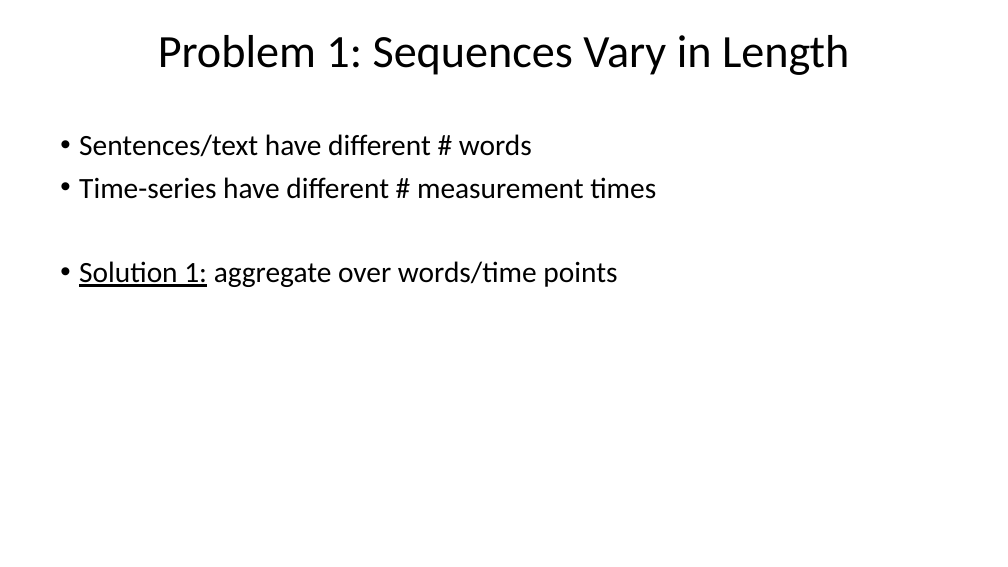
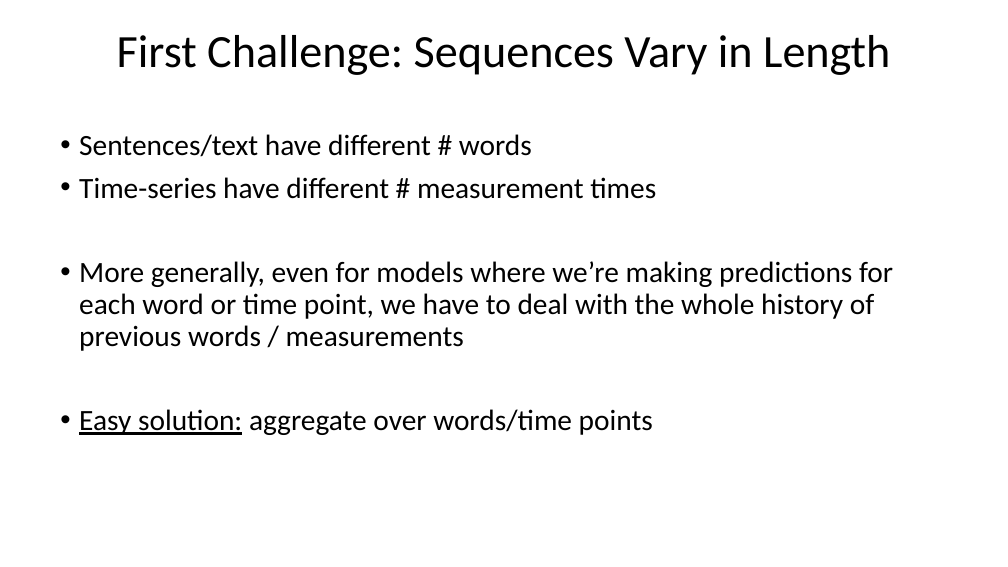
Before and after one commit to mengelhard/bsrt_ml4h, a slide deck: slide 18 of lectures/al12.pptx. Drawn at 1008x567 pixels with LibreOffice and Linux fonts; fonts in the diff are those of the drawing. Boxes give left, top, right and bottom in pixels: in the first picture for what was removed or moved away, otherwise in the second. Text is boxed around its words. In the diff, an @@ line names an element or a change of style, - is before the commit and + after.

```diff
--- a/lectures/al12.pptx
+++ b/lectures/al12.pptx
@@ title at box(117, 35, 890, 75): text changed @@
-Problem 1: Sequences Vary in Length
+First Challenge: Sequences Vary in Length
@@ text at box(79, 261, 893, 435): text changed @@
-• Solution 1: aggregate over words/time points
+• More generally, even for models where we’re making predictions for each word or time point, we have to deal with the whole history of previous words / measurements
+• Easy solution: aggregate over words/time points
```
Also in this commit, not shown: 2 other slides changed, 1 slide added, 1 other file.
